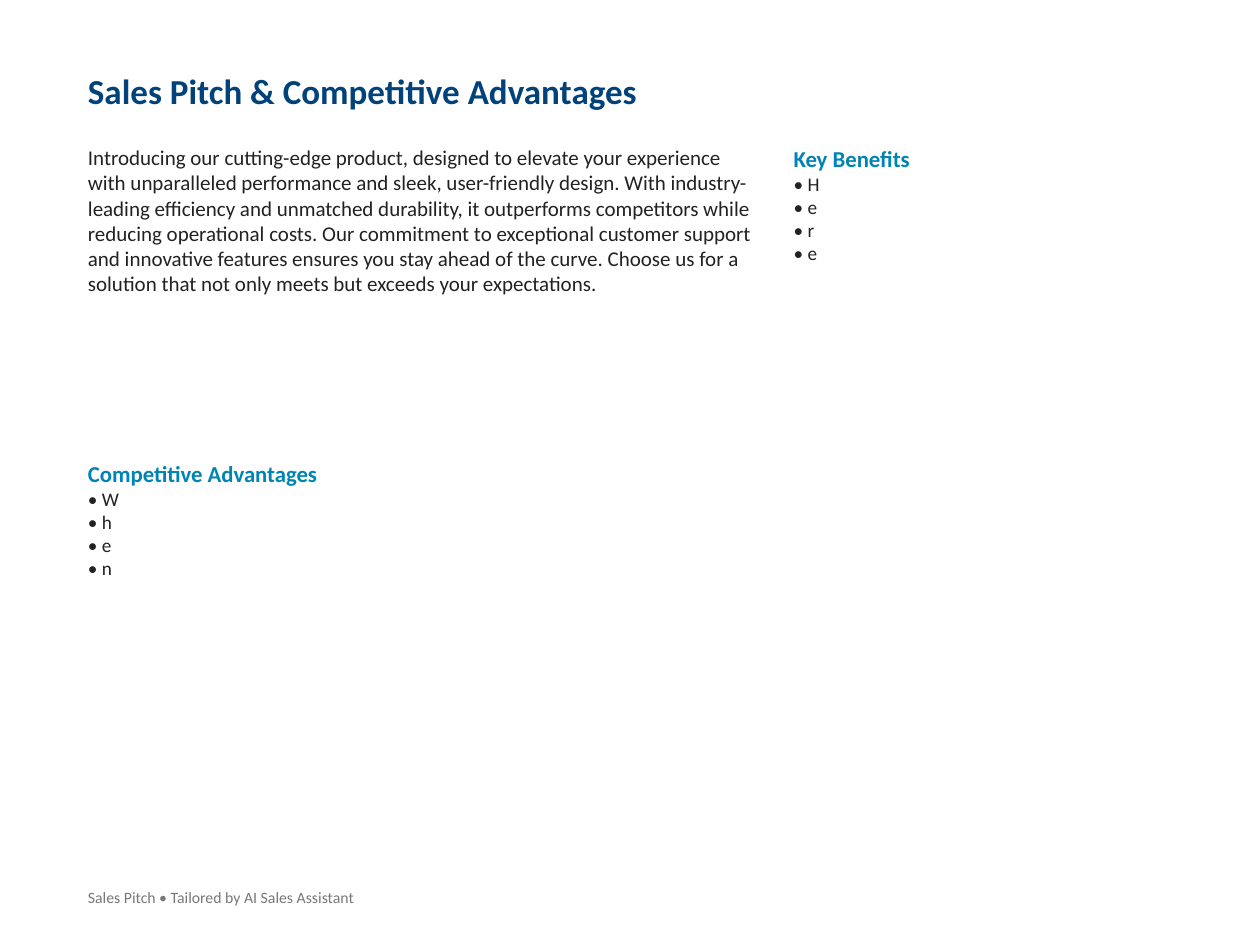
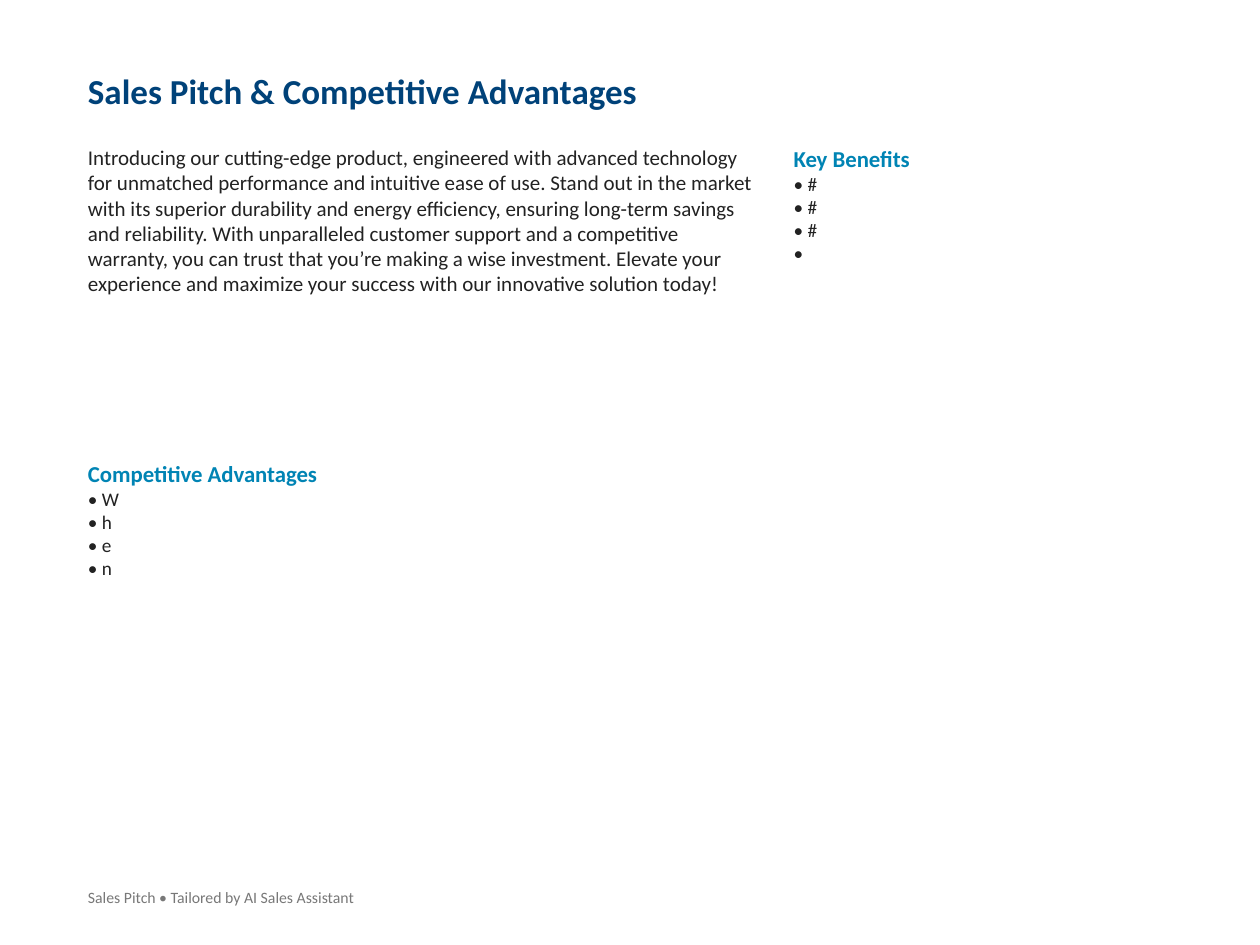
Before and after one commit to Abhinav-u2/hp-ai-deck-generator, a slide deck: slide 6 of HP_Proposal_Professional.pptx. Drawn at 1260x945 pixels with LibreOffice and Linux fonts; fonts in the diff are those of the drawing. Boxes give left, top, right and bottom in pixels: in the first picture for what was removed or moved away, otherwise in the second. Text is boxed around its words. In the diff, an @@ line names an element or a change of style, - is before the commit and + after.

```diff
--- a/HP_Proposal_Professional.pptx
+++ b/HP_Proposal_Professional.pptx
@@ text at (88,150,751,295): text changed @@
-Introducing our cutting-edge product, designed to elevate your experience with unparalleled performance and sleek, user-friendly design. With industry-leading efficiency and unmatched durability, it outperforms competitors while reducing operational costs. Our commitment to exceptional customer support and innovative features ensures you stay ahead of the curve. Choose us for a solution that not only meets but exceeds your expectations.
+Introducing our cutting-edge product, engineered with advanced technology for unmatched performance and intuitive ease of use. Stand out in the market with its superior durability and energy efficiency, ensuring long-term savings and reliability. With unparalleled customer support and a competitive warranty, you can trust that you’re making a wise investment. Elevate your experience and maximize your success with our innovative solution today!
@@ text at (808,178,820,260): text changed @@
-• H
-• e
-• r
-• e
+• #
+• #
+• #
+•
```
Also in this commit, not shown: 6 other slides changed, 6 other files.
